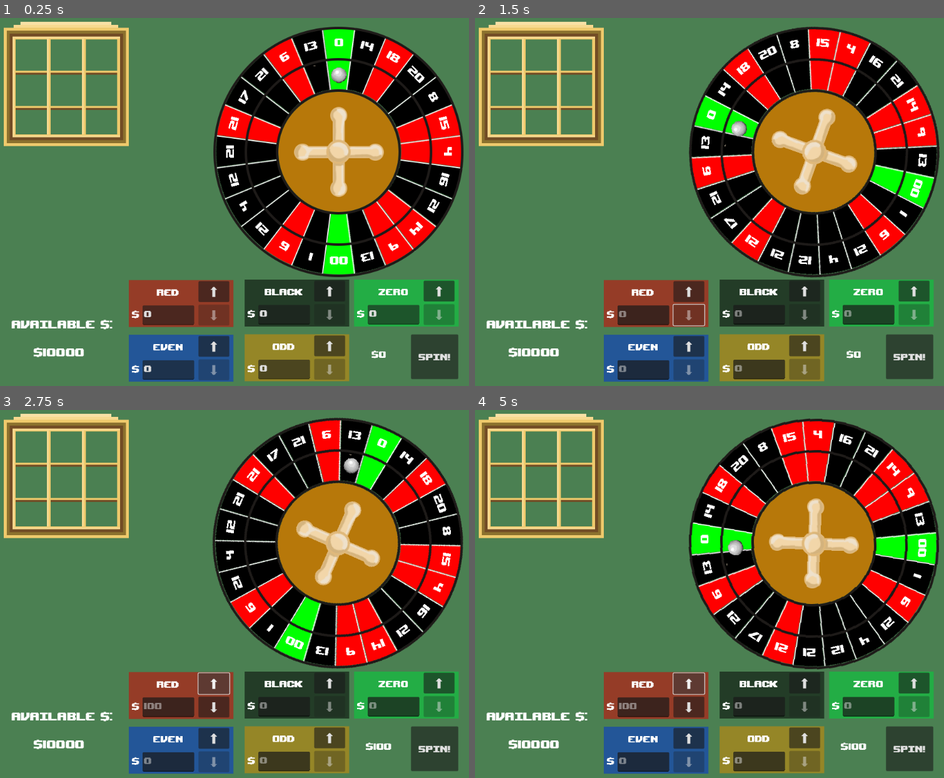
Above: before the commit, frames 1-4 (two rows, left to right).
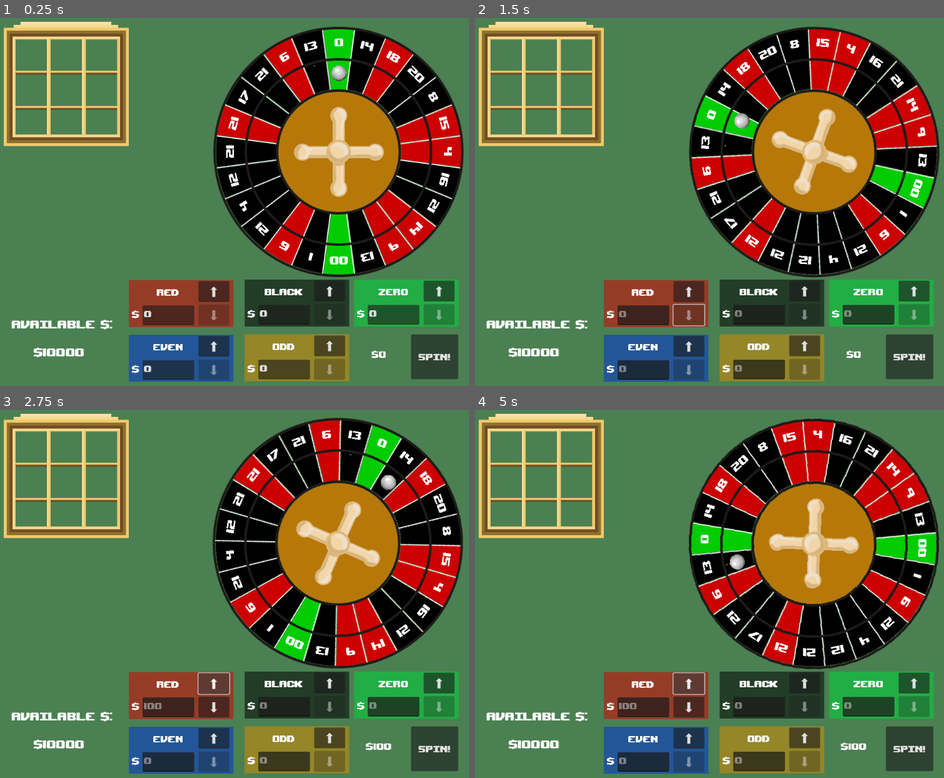
Above: after the commit, the same moments.

Repository: RossRKK/gmtk-game-jam-2025
Game: Godot game, scene res://scenes/roulette_scene.tscn
The game is run twice, just before and just after one commit, with the same random seed, the same clock (stepped at 60 frames per second) and the same inputs.
Inputs:
- Up to frame 1 (0.25 s): no input
- Up to frame 2 (1.5 s): click "Spin!" at 0.5 s; click "⬇" at 1.25 s
- Up to frame 3 (2.75 s): click "⬆" at 2 s
- Up to frame 4 (5 s): click "Spin!" at 2.75 s; click "⬇" at 3.5 s; click "⬆" at 4.25 s

The runs differ from the first frame. In frame 1, 7.2% of the frame differs, in the area x 46-99%, y 3-70%; in frame 2, 7.2%; in frame 3, 7.5%, in the area x 49-99%, y 2-70%; in frame 4, 7.4%.

Commit message:
REqworked how randomisation effects work

Diff:
--- a/resources/segment_effects/default_segment_curve.tres
+++ b/resources/segment_effects/default_segment_curve.tres
@@ -1,4 +1,6 @@
 [gd_resource type="Curve" format=3 uid="uid://cfkfwsyqjqn00"]
 
 [resource]
-_limits = [-5.0, 5.0, -12.0, 12.0]
+_limits = [0.0, 5.0, 0.0, 23.0]
+_data = [Vector2(0, 1), 0.0, 0.0, 0, 0]
+point_count = 1
--- /dev/null
+++ b/resources/segment_effects/magnet_segment_curve.tres
@@ -0,0 +1,6 @@
+[gd_resource type="Curve" format=3 uid="uid://b862iay8gfm65"]
+
+[resource]
+_limits = [0.0, 5.0, 0.0, 23.0]
+_data = [Vector2(0, 2), 0.0, 0.0, 0, 0, Vector2(4, 1), 0.0, 0.0, 0, 0, Vector2(19, 1), 0.0, 0.0, 0, 0, Vector2(23, 2), 0.0, 0.0, 0, 0]
+point_count = 4
--- /dev/null
+++ b/resources/segment_effects/repulsor_segment_curve.tres
@@ -0,0 +1,6 @@
+[gd_resource type="Curve" format=3 uid="uid://du5q1uqy78erp"]
+
+[resource]
+_limits = [0.0, 5.0, 0.0, 23.0]
+_data = [Vector2(0, 0.5), 0.0, 0.0, 0, 0, Vector2(4, 1), 0.0, 0.0, 0, 0, Vector2(19, 1), 0.0, 0.0, 0, 0, Vector2(23, 0.5), 0.0, 0.0, 0, 0]
+point_count = 4
--- a/scenes/roulette_wheel.tscn
+++ b/scenes/roulette_wheel.tscn
@@ -51,6 +51,6 @@
 one_shot = true
 
 [node name="BallSprite" type="Sprite2D" parent="."]
-position = Vector2(2.98023e-08, -156)
+position = Vector2(0, -160)
 scale = Vector2(0.492188, 0.492188)
 texture = ExtResource("5_61irv")
--- a/scripts/ball.gd
+++ /dev/null
@@ -1,6 +0,0 @@
-extends Resource
-class_name Ball
-
-func apply_bet_synergy(segment: Segment, bet: Bet) -> Bet:
-	# TODO change the bet based on synergy rules
-	return bet
--- /dev/null
+++ b/scripts/balls/ball.gd
@@ -0,0 +1,9 @@
+extends Resource
+class_name RouletteBall
+
+# multiplicative effect on segment probability based on ho much the balls likes it
+func segment_affinity(segment: Segment) -> float:
+	return 1.
+
+func ball_effect(segment: Segment, bet: Bet) -> Bet:
+	return bet
--- a/scripts/roulette_wheel/roulette_wheel.gd
+++ b/scripts/roulette_wheel/roulette_wheel.gd
@@ -15,6 +15,8 @@
 
 @onready var segment_handler: SegmentHandler = $SegmentHandler
 
+@onready var ball_distance: float = $BallSprite.position.length()
+
 enum WheelState {
 	Spinning,
 	Returning,
@@ -27,12 +29,12 @@
 }
 
 var state: WheelState = WheelState.Upright
-var ball: Ball
+var ball: RouletteBall = RouletteBall.new()
 var bets: Array[Bet]
 
 var result_segment: Segment
 var target_rotation: float = 0.
-var ball_initial_rotation: float
+var ball_initial_rotation: float = 0.
 var stop_rotation: float
 
 func _start_spin(bs: Array[Bet]) -> void:
@@ -42,15 +44,11 @@
 	$SpinTimer.timeout.connect(_stop_spin)
 	spin_sfx.play()
 
-	result_segment = segment_handler.random_segment()
-
-	var ball_initial_rotation = $BallSprite.position.angle()
+	result_segment = segment_handler.random_segment(ball)
 
 	target_rotation = Segment.get_roation_for_index(result_segment.index)
 
 	game.event_bus.spin_start.emit()
-
-
 
 func _stop_spin() -> void:
 	stop_rotation = rotation
@@ -74,7 +72,7 @@
 func _process(delta: float) -> void:
 	var state_timer: Timer = state_timers.get(state)
 
-	var normalised_time = get_normalised_time(state_timer) if state_timer != null else 0
+	var normalised_time = get_normalised_time(state_timer) if state_timer != null else 0.0
 
 	if state == WheelState.Spinning:
 		var speed_at_time = spin_curve.sample(normalised_time)
@@ -82,7 +80,7 @@
 		self.position.x += sin(normalised_time * wobble_frequency * PI) * speed_at_time * wobble_amplitude
 		self.position.y += cos(normalised_time * wobble_frequency * PI) * speed_at_time * wobble_amplitude
 
-		$BallSprite.position = Vector2.UP.rotated(lerp_angle(ball_initial_rotation, target_rotation, ball_curve.sample(normalised_time))) * 160
+		$BallSprite.position = Vector2.UP.rotated(lerp_angle(ball_initial_rotation, target_rotation, ball_curve.sample(normalised_time))) * ball_distance
 
 	if state == WheelState.Returning:
 		self.rotation = lerp_angle(stop_rotation, 0, return_curve.sample(normalised_time))
--- a/scripts/roulette_wheel/segment.gd
+++ b/scripts/roulette_wheel/segment.gd
@@ -7,23 +7,30 @@
 	Zero,
 }
 
-func get_colour_for_roulette_colour(seg_colour: RouletteColour) -> Color:
+func get_colour_for_roulette_colour(seg_colour: RouletteColour, highlight: bool) -> Color:
+	var highlight_boost = 0.2 if highlight else 0.
 	if seg_colour == RouletteColour.Red:
-		return Color(1, 0, 0)
+		return Color(0.8 + highlight_boost, 0 + highlight_boost, 0 + highlight_boost)
 	if seg_colour == RouletteColour.Black:
-		return Color(0, 0, 0)
+		return Color(0 + highlight_boost, 0 + highlight_boost, 0 + highlight_boost)
 	if seg_colour == RouletteColour.Zero:
-		return Color(0, 1, 0)
+		return Color(0 + highlight_boost, 0.8 + highlight_boost, 0 + highlight_boost)
 
-	return Color(1, 0, 1)
+	return Color(0.8, 0, 0.8)
 
 var game: Game = Game.get_instance()
+
+var is_highlighted := false:
+	set(value):
+		is_highlighted = value
+		if sprite:
+			sprite.modulate = get_colour_for_roulette_colour(colour, is_highlighted)
 
 @export var colour: RouletteColour:
 	set(value):
 		colour = value
 		if sprite:
-			sprite.modulate = get_colour_for_roulette_colour(colour)
+			sprite.modulate = get_colour_for_roulette_colour(colour, is_highlighted)
 
 @export var number: int:
 	set(value):
@@ -39,8 +46,8 @@
 
 var index: int
 
-static func get_roation_for_index(index: int) -> float:
-	return index * (2 * PI / Game.get_instance().WHEEL_SIZE)
+static func get_roation_for_index(i: int) -> float:
+	return i * (2 * PI / Game.get_instance().WHEEL_SIZE)
 
 func _init(col: RouletteColour, num: int, i: int):
 	colour = col
@@ -56,12 +63,10 @@
 	return "%d" % number
 
 func mouse_entered() -> void:
-	sprite.scale.x = 1.1
-	sprite.scale.y = 1.1
+	is_highlighted = true
 
 func mouse_exited() -> void:
-	sprite.scale.x = 1
-	sprite.scale.y = 1
+	is_highlighted = false
 
 # Called when the node enters the scene tree for the first time.
 func _ready() -> void:
@@ -74,14 +79,14 @@
 	sprite = scene.get_node("SegmentSprite")
 	number_text = scene.get_node("SegmentLabel")
 
-	sprite.modulate = get_colour_for_roulette_colour(colour)
+	sprite.modulate = get_colour_for_roulette_colour(colour, is_highlighted)
 	number_text.text = get_label()
 
 func format_name() -> String:
 	return "%s %d" % [RouletteColour.keys()[colour], number]
 
 
-func apply_landed_effect(bets: Array[Bet], ball: Ball):
+func apply_landed_effect(bets: Array[Bet], ball: RouletteBall):
 	print("%s %d" % ["Red" if colour else "Black", number])
 
 	var total_winnings := 0
--- a/scripts/roulette_wheel/segment_effect.gd
+++ b/scripts/roulette_wheel/segment_effect.gd
@@ -11,6 +11,7 @@
 @export var effect_description: String
 
 @export_category("Probability effect")
+# The sample at 0. on the curve multiplicatively effects the probability of landing on this space, 1. the space clockwise to it, 23. the space 1 anti-clockwise
 @export var probability_effect: Curve = load("res://resources/segment_effects/default_segment_curve.tres").duplicate()
 
 @export_category("Bet Multiplier")
@@ -30,6 +31,8 @@
 
 	var cost_to_player = bet_diff * bet_multiplier_cost
 
-	bet.bet_amount = new_bet_amount
+	game.player_inventory.update_money(-cost_to_player)
+
+	bet.bet_amount = new_bet_amount as int
 
 	return bet
--- a/scripts/roulette_wheel/segment_handler.gd
+++ b/scripts/roulette_wheel/segment_handler.gd
@@ -16,18 +16,32 @@
 			add_child(Segment.new(colour, random.randi_range(1, game.WHEEL_SIZE - 2), i))
 
 
-# Called every frame. 'delta' is the elapsed time since the previous frame.
-func _process(delta: float) -> void:
-	pass
-
 
 func get_segment_curve(segment) -> Curve:
 	return segment.segment_effect.probability_effect
 
-func random_segment() -> Segment:
-	# allow segments to effect the distribution
+func random_segment(ball: RouletteBall) -> Segment:
 	var segment_curves: Array[Curve] = []
 	for child in get_children():
 		segment_curves.append(get_segment_curve(child))
-	var selected_segment_index = DistributionRNG.random_with_distribution(segment_curves, game.WHEEL_SIZE)
+
+	var distribution: Array[float] = []
+	distribution.resize(game.WHEEL_SIZE)
+	distribution.fill(1.)
+
+	for i in game.WHEEL_SIZE:
+		var curve := segment_curves[i]
+		for j in game.WHEEL_SIZE:
+			var effect_index: int = (i + j) % game.WHEEL_SIZE
+
+			var domain_width := curve.max_domain - curve.min_domain
+			var bucket_domain_width := domain_width / game.WHEEL_SIZE
+			var sample_point := curve.min_domain + bucket_domain_width * j
+
+			distribution[effect_index] *= curve.sample(sample_point)
+
+	for i in game.WHEEL_SIZE:
+		distribution[i] *= ball.segment_affinity(get_child(i))
+
+	var selected_segment_index = random.rand_weighted(distribution)
 	return get_children()[selected_segment_index]
--- a/scripts/utility/distribution_rng.gd
+++ b/scripts/utility/distribution_rng.gd
@@ -2,23 +2,21 @@
 
 static var random = RandomNumberGenerator.new()
 
-static func random_with_distribution(dists: Array[Curve], num_buckets: int) -> int:
-	var weights: Array[float] = []
+# static func random_with_distribution(distribution: Array[Curve], num_buckets: int) -> int:
+# 	var weights: Array[float] = []
 
-	var running_total: float = 0
-	for i in range(num_buckets):
-		weights.push_back(0)
-		for curve in dists:
-			var domain_width := curve.max_domain - curve.min_domain
-			var bucket_domain_width := domain_width / num_buckets
-			var sample_point := curve.min_domain + bucket_domain_width * (i + 0.5)
-
-			weights[i] += curve.sample(sample_point)
-
-		running_total += weights[i]
+# 	var running_total: float = 0
+# 	for i in range(num_buckets):
+# 		weights.push_back(0)
+# 		for curve in dists:
 
 
-	if running_total <= 0.0:
-		return random.randi_range(0, num_buckets - 1)
+# 			weights[i] += curve.sample(sample_point)
 
-	return random.rand_weighted(weights)
+# 		running_total += weights[i]
+
+
+# 	if running_total <= 0.0:
+# 		return random.randi_range(0, num_buckets - 1)
+
+# 	return r
Renamed: scripts/ball.gd.uid -> scripts/balls/ball.gd.uid
